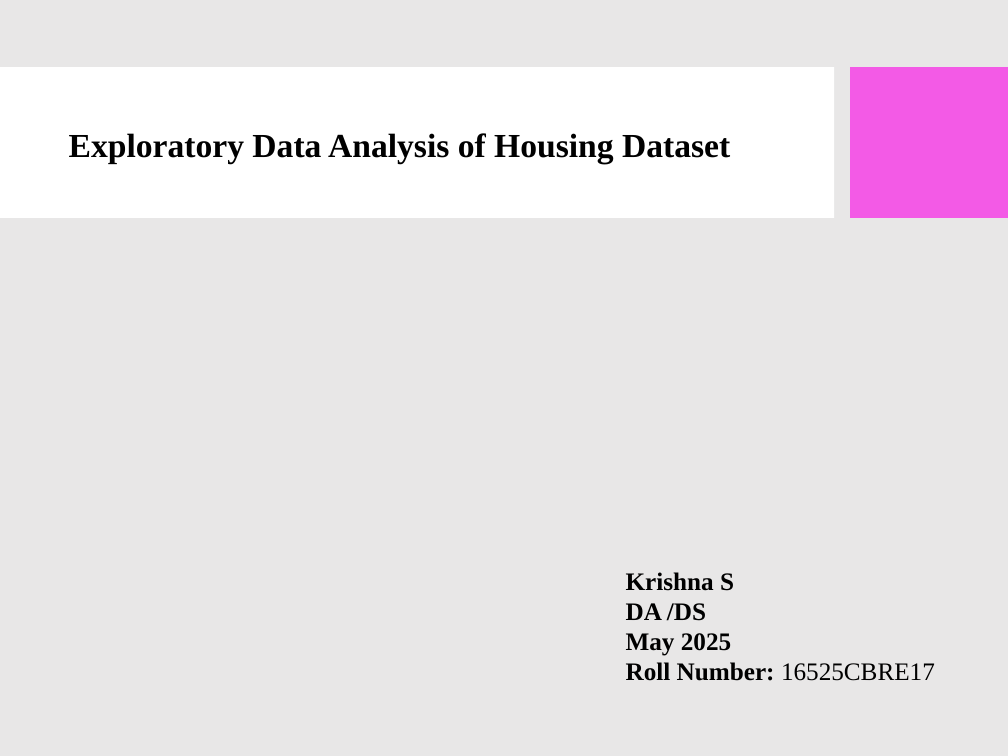
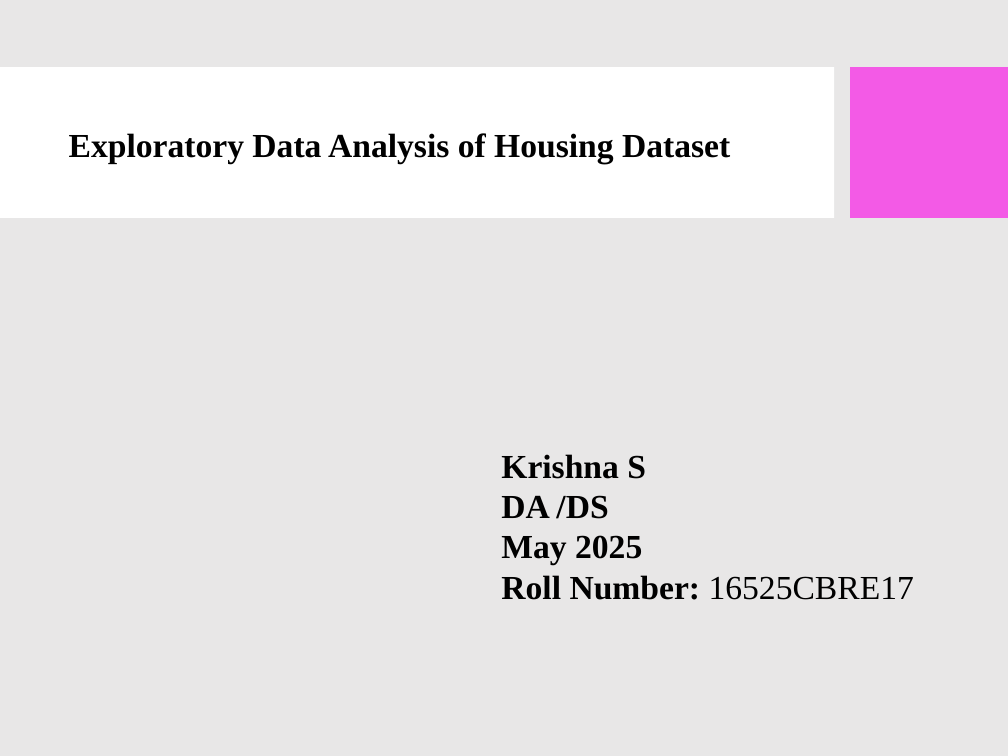
Before and after one commit to Krishna-S-2004/Python-RE, a slide deck: slide 1 of Krishna Housing_EDA_Presentation.pptx. Drawn at 1008x756 pixels with LibreOffice and Linux fonts; fonts in the diff are those of the drawing; background and template pictures are left out. Boxes give left, top, right and bottom in pixels: in the first picture for what was removed or moved away, otherwise in the second. Text is boxed around its words. In the diff, an @@ line names an element or a change of style, - is before the commit and + after.

```diff
--- a/Krishna Housing_EDA_Presentation.pptx
+++ b/Krishna Housing_EDA_Presentation.pptx
@@ text "Krishna S DA /DS May ...": place and size @@
-text "Krishna S DA /DS May ..." at [626, 572, 935, 681]
+text "Krishna S DA /DS May ..." at [501, 454, 914, 600]
@@ text "Krishna S DA /DS May ..." at [501, 454, 914, 600]: size 18 to 24 pt @@
```
Also in this commit, not shown: 15 other slides changed.
